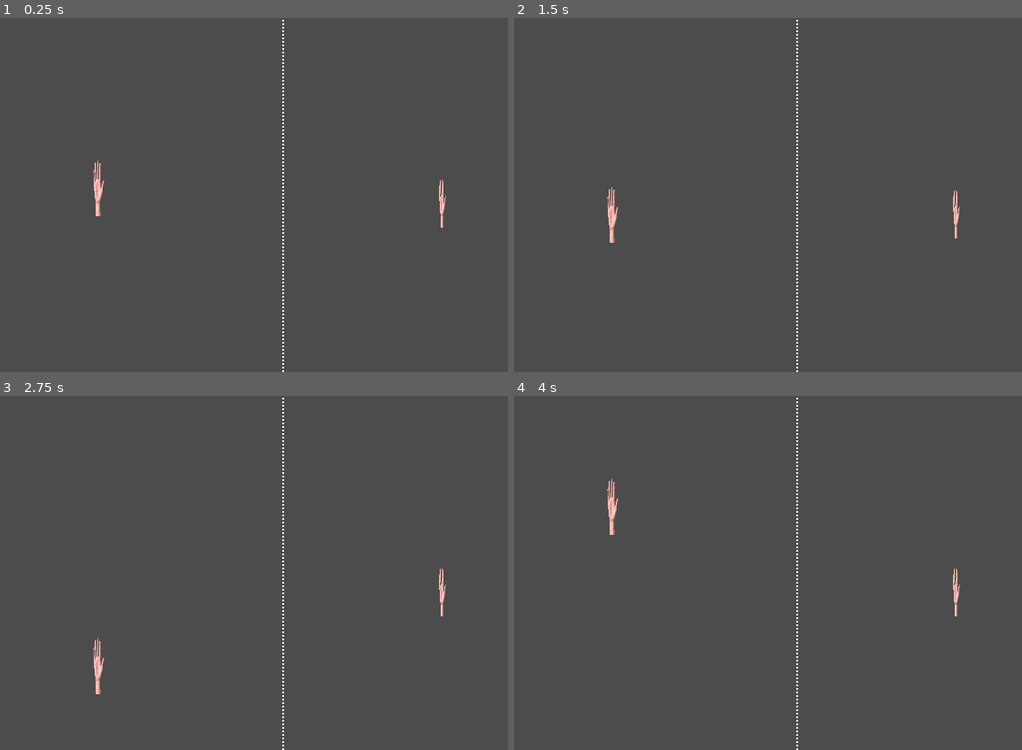
Above: before the commit, frames 1-4 (two rows, left to right).
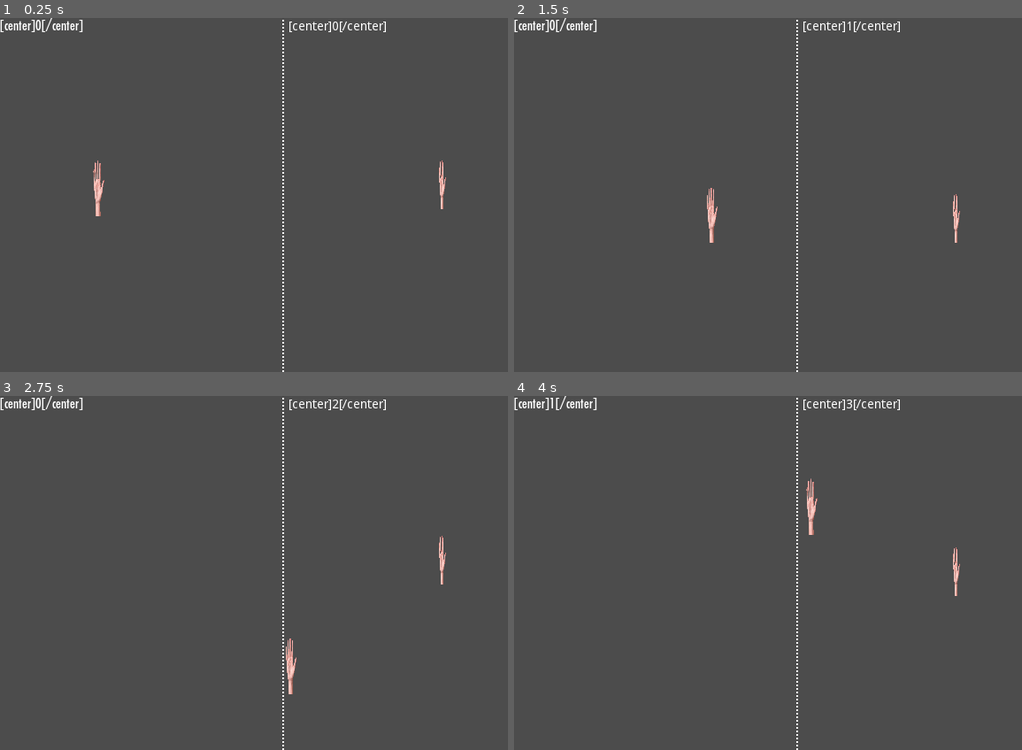
Above: after the commit, the same moments.

Repository: TreBraswell/GraphicalGame
Game: Godot game, scene res://Pong.tscn
The game is run twice, just before and just after one commit, with the same random seed, the same clock (stepped at 60 frames per second) and the same inputs.
Inputs:
- Up to frame 1 (0.25 s): no input
- Up to frame 2 (1.5 s): hold D (left_move_right, bound only after the commit) 0.53-1.28 s; hold S (left_move_down) from 1.28 s (still down)
- Up to frame 3 (2.75 s): release S (left_move_down) at 2.03 s; hold D (left_move_right, bound only after the commit) from 2.03 s (still down)
- Up to frame 4 (4 s): release D (left_move_right, bound only after the commit) at 2.78 s; hold W (left_move_up) from 2.78 s (still down)

The runs differ from the first frame. In frame 1, 0.6% of the frame differs, in the area x 0-88%, y 0-60%; in frame 2, 0.9%; in frame 3, 1.0%, in the area x 0-88%, y 0-85%; in frame 4, 1.0%.
Error before the commit: Attempt to call function 'get_size' in base 'null instance' on a null instance. (res://Pong.gd:50)

Commit message:
movement
sdf

Diff:
--- a/tutorial/Control.tscn
+++ b/tutorial/Control.tscn
@@ -1,10 +1,6 @@
-[gd_scene format=2]
+[gd_scene load_steps=2 format=2]
 
-[node name="Control" type="Control"]
-anchor_right = 0.203
-anchor_bottom = 0.151
-margin_right = -89.92
-margin_bottom = -20.4
-__meta__ = {
-"_edit_use_anchors_": false
-}
+[ext_resource path="res://Pong.gd" type="Script" id=1]
+
+[node name="Node2D" type="Node2D"]
+script = ExtResource( 1 )
--- a/tutorial/Pong.gd
+++ b/tutorial/Pong.gd
@@ -6,6 +6,8 @@
 var p1Score = 0
 var p2Score = 0
 
+var INITIAL_PLAYER_SPEED = 80
+var player_speed = INITIAL_PLAYER_SPEED
 var INTIAL_BALL_SPEED = 80
 const PAD_SPEED = 150
 var ball_speed = INTIAL_BALL_SPEED
@@ -34,9 +36,13 @@
 	ball_pos += (direction*ball_speed*delta)
 	var left_pos = get_node("leftpaddle").position
 	if(left_pos.y>0 and Input.is_action_pressed("left_move_up")):
-		left_pos.y += -PAD_SPEED *delta
+		left_pos.y += -PAD_SPEED * delta
 	if(left_pos.y<screen_size.y and Input.is_action_pressed("left_move_down")):
 		left_pos.y += PAD_SPEED * delta
+	if(left_pos.x>0 and Input.is_action_pressed("left_move_left")):
+		left_pos.x += -PAD_SPEED * delta
+	if(left_pos.x<screen_size.x and Input.is_action_pressed("left_move_right")):
+		left_pos.x += PAD_SPEED * delta
 	get_node("leftpaddle").set_position(left_pos)
 
 	var right_pos = get_node("rightpaddle").position
--- a/tutorial/Pong.tscn
+++ b/tutorial/Pong.tscn
@@ -1,5 +1,6 @@
-[gd_scene load_steps=7 format=2]
+[gd_scene load_steps=8 format=2]
 
+[ext_resource path="res://Pong Remake Assets/ball.png" type="Texture" id=1]
 [ext_resource path="res://Pong Remake Assets/Futura Std Medium Condensed - Copy.ttf" type="DynamicFontData" id=2]
 [ext_resource path="res://Pong Remake Assets/hand-nodules@3x_1113x1020.png" type="Texture" id=3]
 [ext_resource path="res://Pong Remake Assets/separator.png" type="Texture" id=4]
@@ -13,8 +14,9 @@
 script = ExtResource( 5 )
 
 [node name="Ball" type="Sprite" parent="."]
-position = Vector2( 379.965, 220.292 )
+position = Vector2( 320.386, 189.892 )
 scale = Vector2( 0.0498451, 0.0401276 )
+texture = ExtResource( 1 )
 
 [node name="leftpaddle" type="Sprite" parent="."]
 position = Vector2( 110.716, 191.474 )
--- a/tutorial/project.godot
+++ b/tutorial/project.godot
@@ -36,6 +36,16 @@
 "events": [ Object(InputEventKey,"resource_local_to_scene":false,"resource_name":"","device":0,"alt":false,"shift":false,"control":false,"meta":false,"command":false,"pressed":false,"scancode":83,"unicode":0,"echo":false,"script":null)
  ]
 }
+left_move_left={
+"deadzone": 0.5,
+"events": [ Object(InputEventKey,"resource_local_to_scene":false,"resource_name":"","device":0,"alt":false,"shift":false,"control":false,"meta":false,"command":false,"pressed":false,"scancode":65,"unicode":0,"echo":false,"script":null)
+ ]
+}
+left_move_right={
+"deadzone": 0.5,
+"events": [ Object(InputEventKey,"resource_local_to_scene":false,"resource_name":"","device":0,"alt":false,"shift":false,"control":false,"meta":false,"command":false,"pressed":false,"scancode":68,"unicode":0,"echo":false,"script":null)
+ ]
+}
 p2_move_up={
 "deadzone": 0.5,
 "events": [ Object(InputEventKey,"resource_local_to_scene":false,"resource_name":"","device":0,"alt":false,"shift":false,"control":false,"meta":false,"command":false,"pressed":false,"scancode":16777232,"unicode":0,"echo":false,"script":null)
